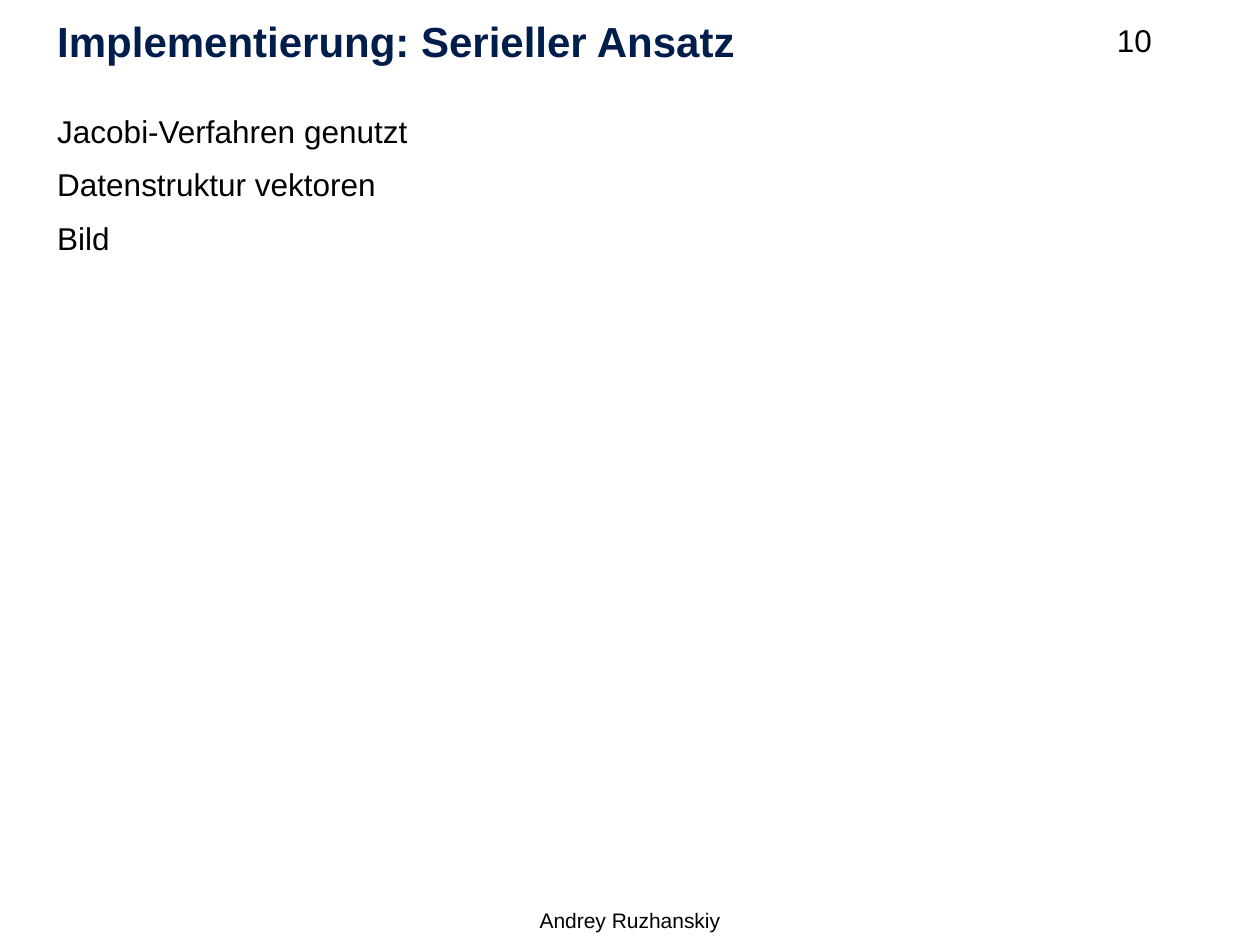
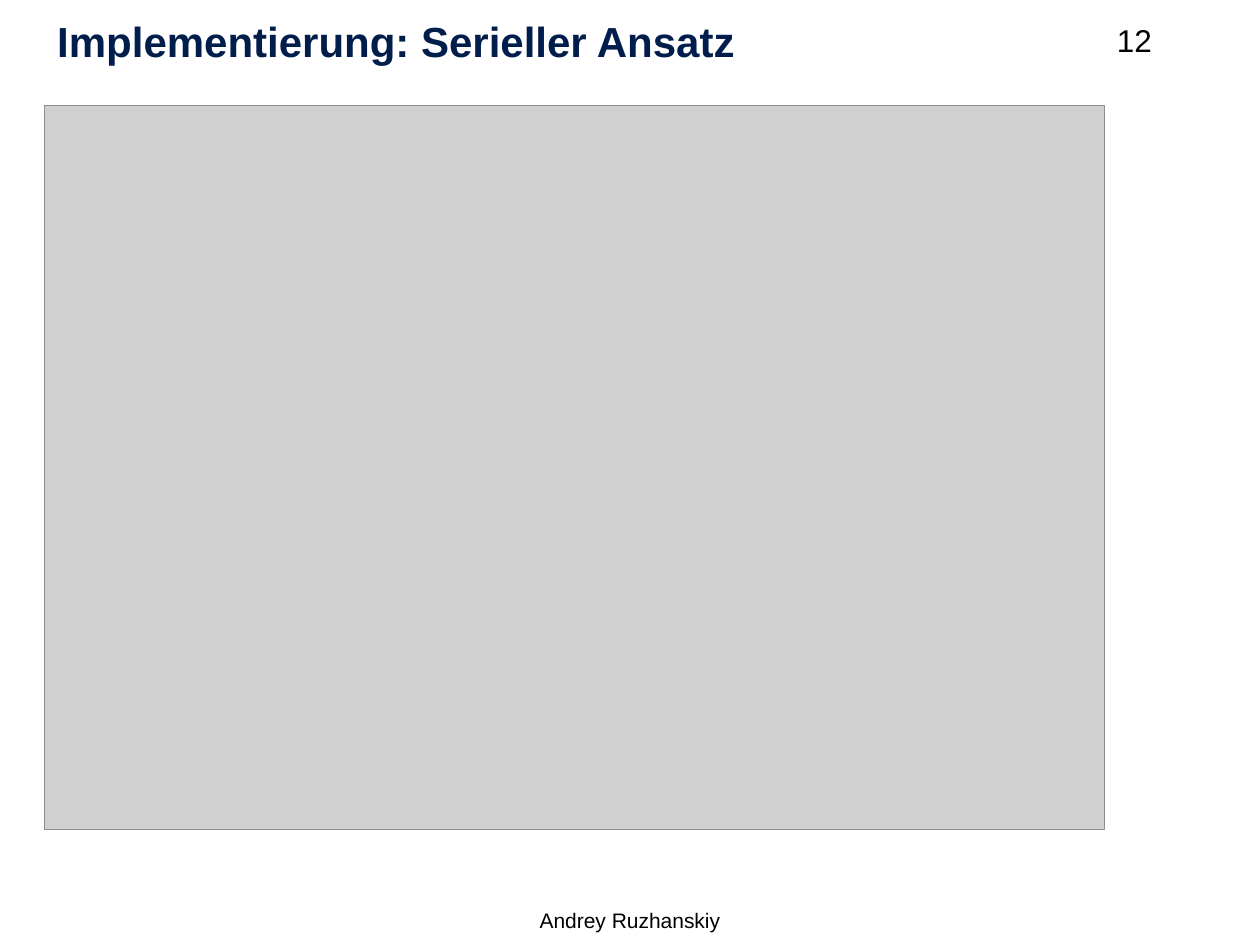
Before and after one commit to Setahero/HPC_Kokkos_HS, a slide deck: slide 12 of Hauptseminar HPC.pptx (slide 10 before the commit). Drawn at 1260x945 pixels with LibreOffice and Linux fonts; fonts in the diff are those of the drawing; grey boxes stand for pictures; background and template pictures are left out. Boxes give left, top, right and bottom in pixels: in the first picture for what was removed or moved away, otherwise in the second. Text is boxed around its words. In the diff, an @@ line names an element or a change of style, - is before the commit and + after.

```diff
--- a/Hauptseminar HPC.pptx
+++ b/Hauptseminar HPC.pptx
@@ page number at box(1117, 30, 1152, 52): text changed @@
-10
+12
@@ picture added at box(44, 106, 1104, 830) @@
@@ text removed at box(57, 120, 407, 251) @@
-Jacobi-Verfahren genutzt
-Datenstruktur vektoren
-Bild
```
Also in this commit, not shown: 10 other slides changed, 2 slides added, 3 slides removed.
